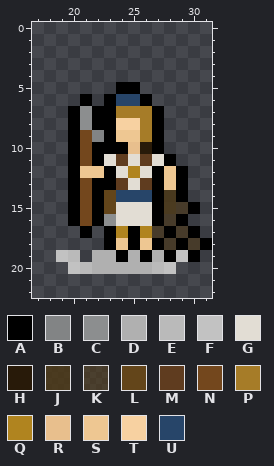
File history of a pixel-art sprite, Images/TileSets/FantasyHex/Units/Sabum Kibittum.png. Above: the version before the commit.
The file is 32x32 pixels. Colours within 5 levels of each other are drawn and written as one. Shown: x 17..31, y 0..22. The old version is drawn lined up with the new one, on the new canvas.
Palette (. is transparent): A #000000  B #828485  C #8c8e8f  D #b0b0b0  E #bababa  F #c2c2c2  G #e2ddd4  H #281a09  J #4c3817d6  K #4f3b1a99  L #63451a  M #5f3c1f  N #73471d  P #a67c28  Q #b0841f  R #e8bf8d  S #eec792  T #f7d1a1  U #274569
The result:
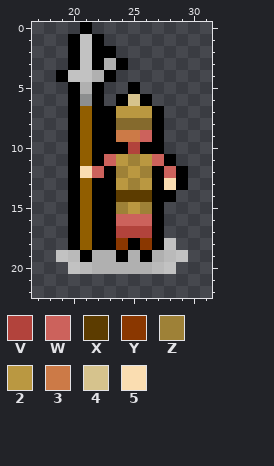
Colours new in this view: V #b2433c  W #cc625c  X #5c3c00  Y #8a3700  Z #9e8137  2 #ba9841  3 #cc7a47  4 #d6c38d  5 #faddb1
Change:
canvas 32x32 -> 32x28, the old top-left corner now at 0,-4 (the part of the old canvas that was cut away was empty and is not shown)
Colour N changes from #73471d to #915e00.
Colour T changes from #f7d1a1 to #856a2d.
The edit turns colour G into colour 2 in row 15 at x 25.
The edit turns colour M into colour 2 in row 11 at x 24 and 26; in row 13 at x 24 and 26.
The edit turns colour P into colour 2 in row 7 at x 24 to 26.
The edit turns colour Q into colour 2 in row 12 at x 25.
The edit turns colour S into colour 3 in row 9 at x 24 to 25.
The edit turns colour U into colour 4 in row 6 at x 25.
The edit turns colour S into colour 5 in row 12 at x 21; in row 13 at x 28.
There is now colour A in row 0 at x 21; in row 1 at x 20 and 22; in row 2 at x 20 and 22 to 23; in row 3 at x 20, 22 and 24; in row 4 at x 19 and 23; in rows 5 to 6 at x 20 and 22.
There is now colour A in rows 17 to 18 at x 20 and 22; in row 19 at x 21.
The edit turns colour B into colour A in row 9 at x 22.
The edit turns colour C into colour A in row 16 at x 23.
The edit turns colour H into colour A in row 10 at x 26.
The edit turns colour J into colour A in row 14 at x 28.
The edit turns colour K into colour A in row 17 at x 27.
The edit turns colour L into colour A in rows 14 to 15 at x 23.
The edit turns colour U into colour A in row 6 at x 24.
The edit turns colour A into colour C in row 6 at x 21.
There is now colour D in row 3 at x 23; in row 4 at x 22; in row 5 at x 21.
The edit turns colour A into colour E in row 19 at x 28.
There is now colour F in rows 1 to 3 at x 21; in row 4 at x 20 to 21.
The edit turns colour K into colour F in row 18 at x 28.
There is now colour N in row 18 at x 21.
The edit turns colour A into colour N in row 17 at x 21.
The edit turns colour C into colour N in rows 7 to 8 at x 21.
The edit turns colour P into colour T in row 8 at x 26.
The edit turns colour A into colour V in row 17 at x 25.
The edit turns colour Q into colour V in row 17 at x 24 and 26.
The edit turns colour R into colour V in row 10 at x 25.
The edit turns colour G into colour W in row 11 at x 23 and 27; in row 16 at x 24 to 26.
The edit turns colour P into colour W in row 9 at x 26.
The edit turns colour S into colour W in row 12 at x 22 and 28.
The edit turns colour U into colour X in row 14 at x 24 to 26.
The edit turns colour S into colour Y in row 18 at x 24 and 26.
The edit turns colour G into colour Z in row 11 at x 25; in row 12 at x 24 and 26; in row 13 at x 25; in row 15 at x 24 and 26.
Colour A is removed in row 5 at x 24; in row 6 at x 23; in row 14 at x 29; in row 15 at x 30; in row 16 at x 29; in row 17 at x 28 and 30.
Colour A is removed in row 18 at x 29 and 31; in row 19 at x 30.
Colour J is removed in row 15 at x 28.
Colour K is removed in row 15 at x 29; in row 16 at x 28; in row 17 at x 29; in row 18 at x 30.
Where, in picture pixels (left, top, right, bottom), the same in both pictures:
changed: (56, 22, 212, 262)
